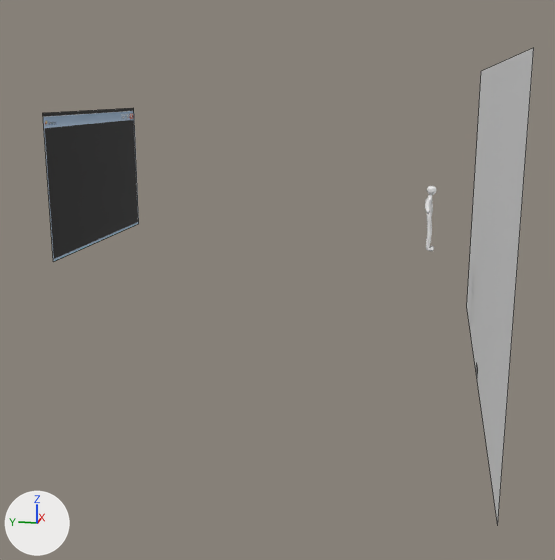
The Blender file scenes/scene1/scene1.blend: old version first, new version second.
The view is the same before and after, from a 50 mm lens placed at (-19.86, 1.38, 3.32), pointed at (-0.71, 5.21, -1.47). Every picture has the same lights, and +X, +Y and +Z are marked at lower left. Mesh edges are drawn as thin lines on the coarser meshes.

In view in the first picture: 'Graphics Window', 'TOP SECRET', 'Vs'.
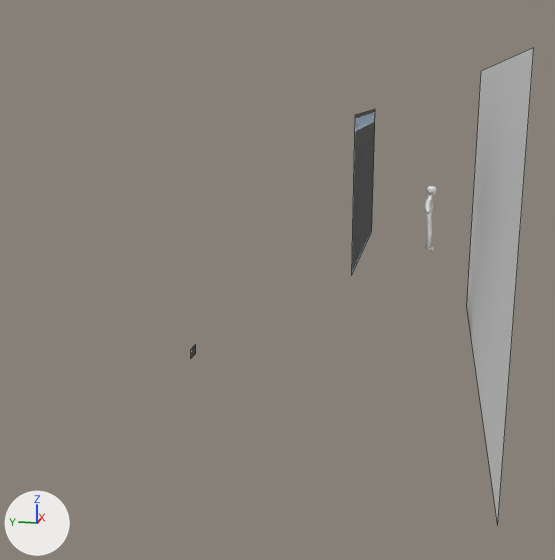
Pixel boxes [x1, y1, x2, y2] of what changed, in the pictures (555 x 560 px):
```json
{"object": "Graphics Window", "change": "moved", "before": [43, 108, 139, 262], "after": [352, 109, 375, 274]}
{"object": "TOP SECRET", "change": "moved", "after": [191, 344, 196, 358], "on screen": "not visible before"}
```

The change, as JSON lines over the scene's bpy script:
```json
{"op": "set", "path": "ob_top_secret.location", "old": "(-0.28, 0.0, -3.74)", "new": "(-0.28, 7.69, -3.74)"}
{"op": "set", "path": "ob_graphics_window.location", "old": "(2.22, 11.39, 0.78)", "new": "(2.22, 3.26, 0.78)"}
```
